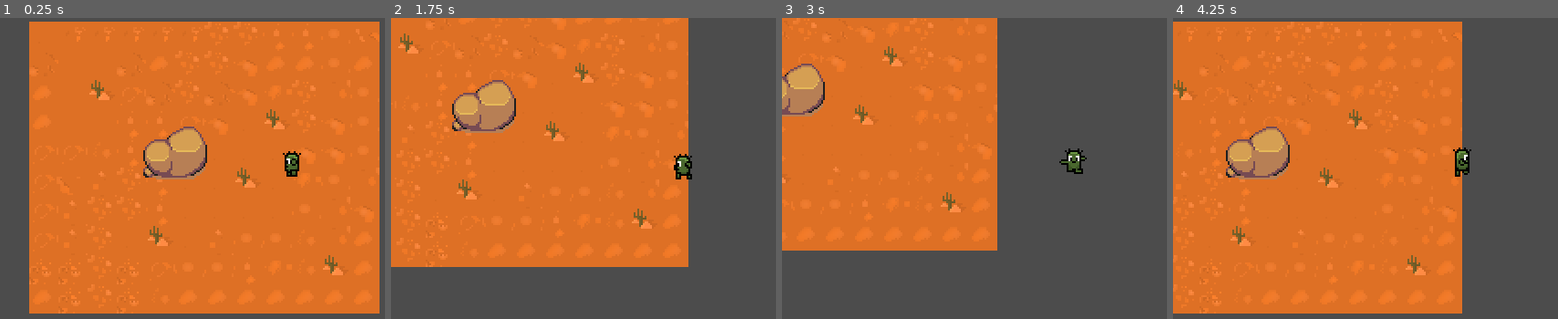
Above: before the commit, frames 1-4 (left to right).
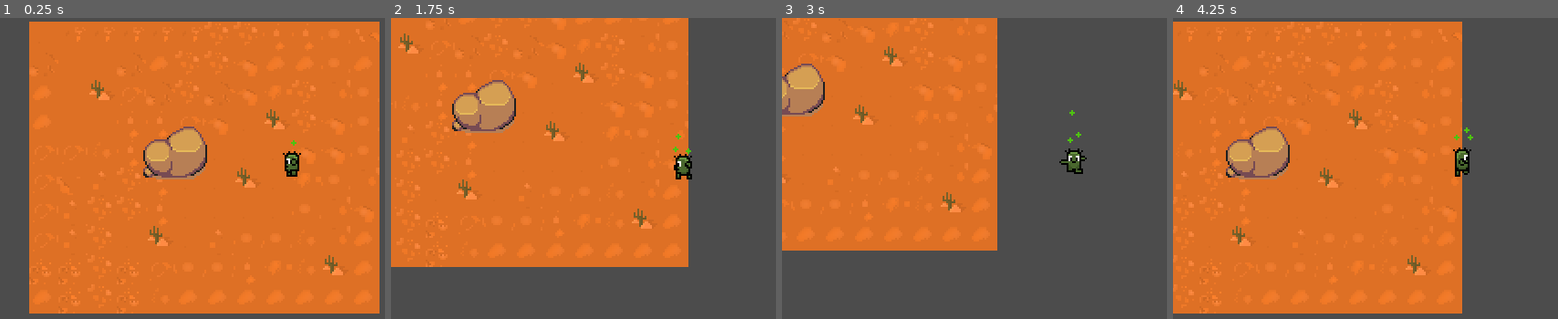
Above: after the commit, the same moments.

Repository: dsp125/CactusGame
Game: Godot game, scene res://World.tscn
The game is run twice, just before and just after one commit, with the same random seed, the same clock (stepped at 60 frames per second) and the same inputs.
Inputs (mouse positions are in pixels of both pictures, inside the frame that each line leads up to):
- Up to frame 1 (0.25 s): no input
- Up to frame 2 (1.75 s): tap Enter at 0.5 s; move the mouse to (outside the picture) at 0.52 s; hold Right (ui_right) 0.53-1.28 s; move the mouse to (564, 198) at 1.27 s; hold Down (ui_down) from 1.28 s (still down)
- Up to frame 3 (3 s): move the mouse to (1132, 111) at 2.02 s; release Down (ui_down) at 2.03 s; hold Right (ui_right) 2.03-2.78 s; move the mouse to (1043, 246) at 2.77 s; hold Up (ui_up) from 2.78 s (still down)
- Up to frame 4 (4.25 s): move the mouse to (outside the picture) at 3.52 s; release Up (ui_up) at 3.53 s; hold Left (ui_left) from 3.53 s (still down)

The runs differ from the first frame. In frame 1, less than 0.1% of the frame differs, in the area x 75-78%, y 40-43%; in frame 2, less than 0.1%, in the area x 73-78%, y 38-46%; in frame 3, less than 0.1%; in frame 4, less than 0.1%.

Commit message:
add healing particle fx

Diff:
--- a/Hitboxes/Projectiles/Scripts/Thorn.gd
+++ b/Hitboxes/Projectiles/Scripts/Thorn.gd
@@ -1,6 +1,6 @@
 extends Area2D
 
-export var speed = 50
+export var speed = 80
 var direction = Vector2.ZERO
 
 func _physics_process(delta):
--- a/World.tscn
+++ b/World.tscn
@@ -1,8 +1,9 @@
-[gd_scene load_steps=5 format=2]
+[gd_scene load_steps=6 format=2]
 
 [ext_resource path="res://Player/Player.tscn" type="PackedScene" id=1]
 [ext_resource path="res://Sprites/desert_test.png" type="Texture" id=2]
 [ext_resource path="res://Objects/Rock.tscn" type="PackedScene" id=3]
+[ext_resource path="res://Sprites/healing.png" type="Texture" id=4]
 
 [sub_resource type="TileSet" id=1]
 0/name = "desert_test.png 0"
@@ -279,6 +280,17 @@
 [node name="Player" parent="YSort" instance=ExtResource( 1 )]
 position = Vector2( 192, 72 )
 
+[node name="HealingParticles" type="CPUParticles2D" parent="YSort/Player"]
+position = Vector2( 0, -20 )
+amount = 3
+texture = ExtResource( 4 )
+emission_shape = 1
+emission_sphere_radius = 4.64
+flag_align_y = true
+gravity = Vector2( 0, -25 )
+scale_amount = 0.5
+color = Color( 0.4, 0.901961, 0.309804, 1 )
+
 [node name="Camera2D" type="Camera2D" parent="YSort/Player"]
 current = true
 smoothing_enabled = true
Binary file added: Sprites/healing.png
Not shown, added: Sprites/healing.png.import
